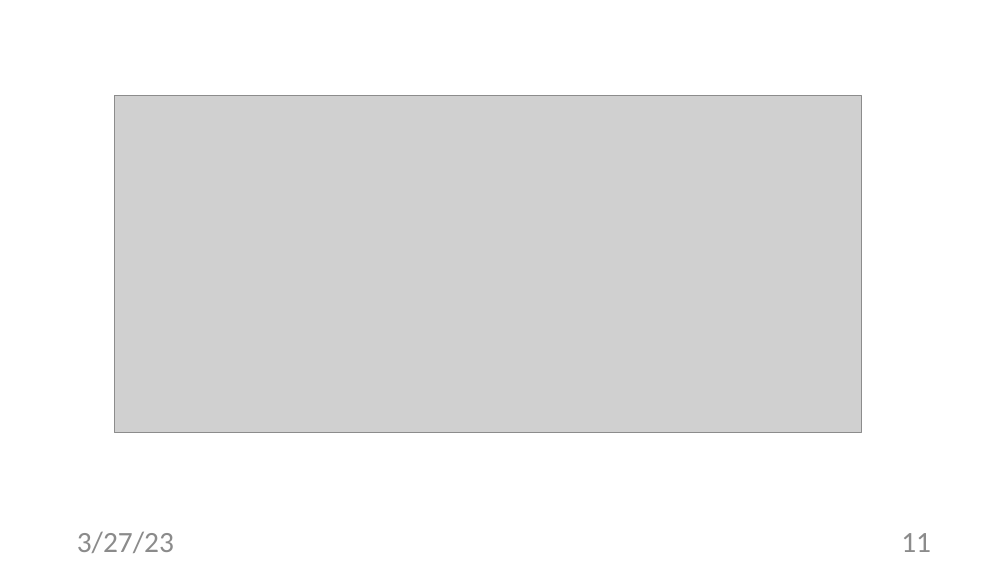
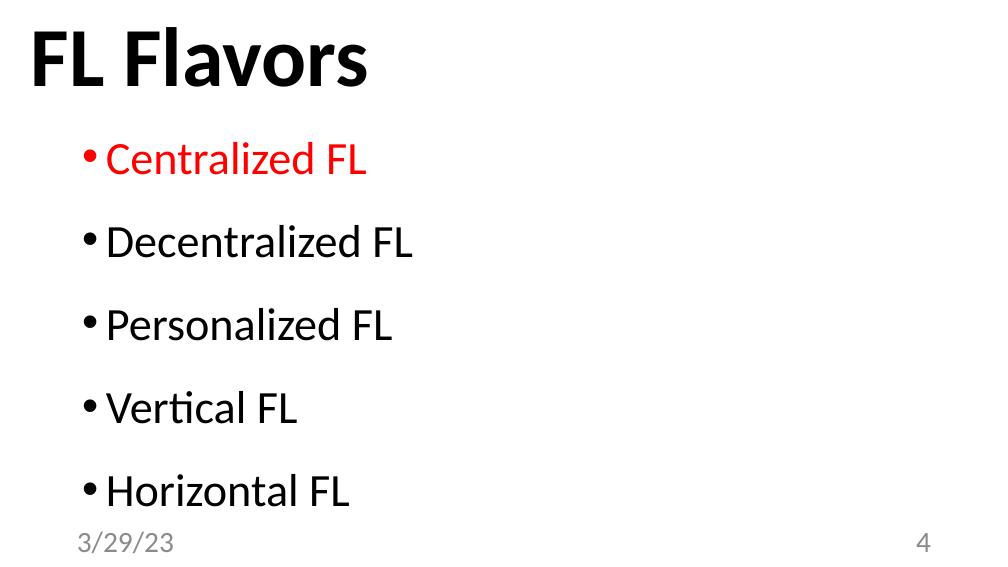
Before and after one commit to alexjungaalto/FederatedLearning, a slide deck: slide 4 of slides/CS-E4740_FLMainFlavors.pptx (slide 11 before the commit). Drawn at 1008x567 pixels with LibreOffice and Linux fonts; fonts in the diff are those of the drawing; grey boxes stand for pictures. Boxes give left, top, right and bottom in pixels: in the first picture for what was removed or moved away, otherwise in the second. Text is boxed around its words. In the diff, an @@ line names an element or a change of style, - is before the commit and + after.

```diff
--- a/slides/CS-E4740_FLMainFlavors.pptx
+++ b/slides/CS-E4740_FLMainFlavors.pptx
@@ title added at bbox=[31, 27, 369, 87], 80 pt, text #000000, bold @@
+FL Flavors
@@ picture removed at bbox=[114, 96, 861, 433] @@
@@ text added at bbox=[106, 142, 413, 507], 44 pt, text #000000 @@
+• Centralized FL
+• Decentralized FL
+• Personalized FL
+• Vertical FL
+• Horizontal FL
@@ text at bbox=[77, 531, 174, 553]: text changed @@
-3/27/23
+3/29/23
@@ page number at bbox=[916, 533, 931, 552]: text changed @@
-11
+4
```
Also in this commit, not shown: 7 other slides changed, 5 slides added, 7 slides removed, 7 other files.
